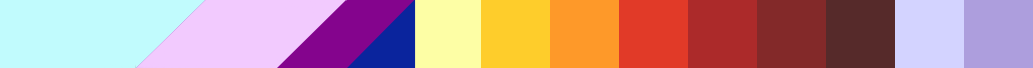
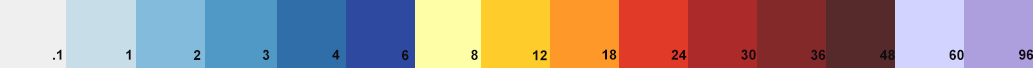
Layered file, before and after one edit (1033 × 68). Changes by layer:
showed group "labels" (16 layers) over [0, 0, 1033, 68]
hid "Spectrum" over [0, 0, 347, 68]
hid "WNCN" over [0, 0, 206, 68]
hid "WRAL" over [0, 0, 277, 68]
hid "WTVD" over [0, 0, 415, 68]
hid "NWS GSP" over [0, 0, 416, 68]
hid "NWS WAKE" over [0, 0, 347, 68]
